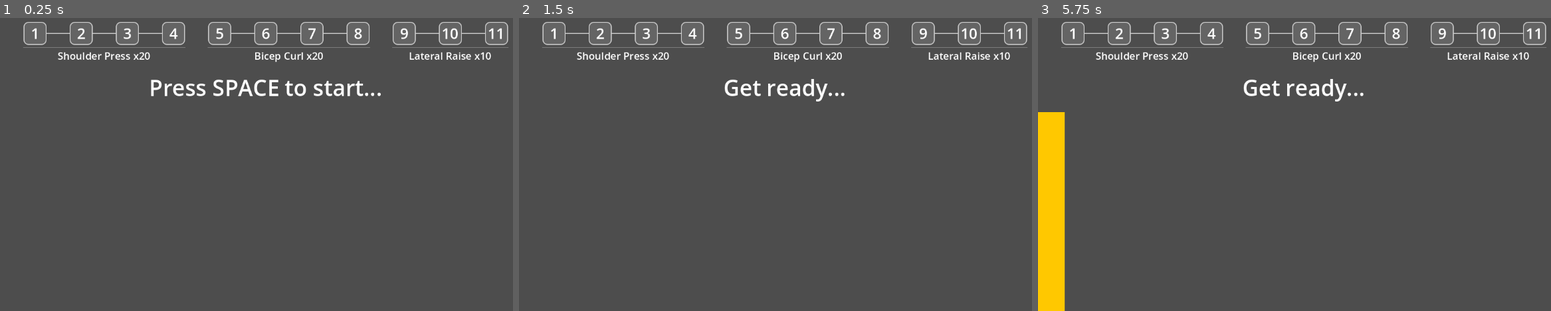
Above: before the commit, frames 1-3 (left to right).
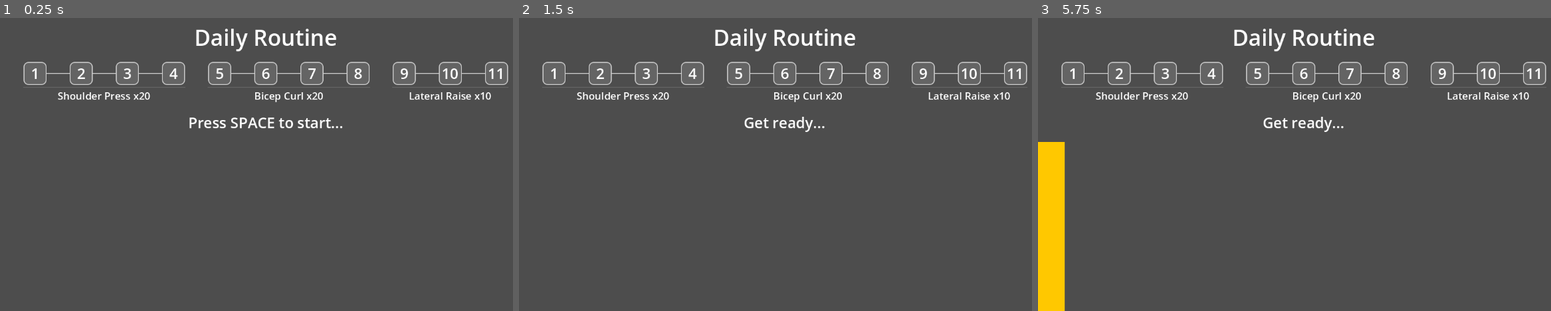
Above: after the commit, the same moments.

Repository: phrasmotica/workout-companion
Game: Godot game, scene res://scenes/app.tscn
Same seed, same stepped clock (60 frames per second), same inputs: the game is played once before the commit and once after it.
Inputs:
- Up to frame 1 (0.25 s): no input
- Up to frame 2 (1.5 s): tap X at 0.5, 1.25 s; tap Enter (ui_accept) at 0.77 s
- Up to frame 3 (5.75 s): tap Enter (ui_accept) at 1.52, 3.02, 3.77, 4.52 s; tap X every 0.75 s from 2 to 4.25 s

The runs differ from the first frame. In frame 1, 6.1% of the frame differs, in the area x 4-100%, y 1-38%; in frame 2, 5.5%; in frame 3, 6.1%.

Commit message:
Add title property to Workout class. Inject it into the UI and display it at the top of the screen

Diff:
--- a/data/workout_20x11.tres
+++ b/data/workout_20x11.tres
@@ -14,6 +14,7 @@
 
 [resource]
 script = ExtResource("2_nfcv3")
+title = "Workout1"
 countdown_duration_seconds = 30.0
 phases = Array[ExtResource("1_bwjbi")]([SubResource("Resource_ltcdg")])
 metadata/_custom_type_script = "uid://x4gkwisjojn1"
--- a/data/workout_20x4_4_3.tres
+++ b/data/workout_20x4_4_3.tres
@@ -32,6 +32,7 @@
 
 [resource]
 script = ExtResource("2_cf7pe")
+title = "Daily Routine"
 countdown_duration_seconds = 20.0
 phases = Array[ExtResource("1_m0ac5")]([SubResource("Resource_ltcdg"), SubResource("Resource_m0ac5"), SubResource("Resource_cf7pe")])
 metadata/_custom_type_script = "uid://x4gkwisjojn1"
--- a/data/workout_3x3_2x3.tres
+++ b/data/workout_3x3_2x3.tres
@@ -23,6 +23,7 @@
 
 [resource]
 script = ExtResource("2_004v0")
+title = "Workout2"
 countdown_duration_seconds = 30.0
 phases = Array[ExtResource("1_majqx")]([SubResource("Resource_ceqke"), SubResource("Resource_s6ce1")])
 metadata/_custom_type_script = "uid://x4gkwisjojn1"
--- a/data/workout_3x4.tres
+++ b/data/workout_3x4.tres
@@ -14,6 +14,7 @@
 
 [resource]
 script = ExtResource("2_cd2m1")
+title = "Workout0"
 countdown_duration_seconds = 30.0
 phases = Array[ExtResource("1_rg5h4")]([SubResource("Resource_6wxpa")])
 metadata/_custom_type_script = "uid://x4gkwisjojn1"
--- a/data/workout_5x4_4_3_fast.tres
+++ b/data/workout_5x4_4_3_fast.tres
@@ -32,6 +32,7 @@
 
 [resource]
 script = ExtResource("2_dm386")
+title = "Long fast"
 countdown_duration_seconds = 2.0
 phases = Array[ExtResource("1_1wp36")]([SubResource("Resource_ltcdg"), SubResource("Resource_m0ac5"), SubResource("Resource_cf7pe")])
 metadata/_custom_type_script = "uid://x4gkwisjojn1"
--- a/data/workout_fast_test.tres
+++ b/data/workout_fast_test.tres
@@ -32,6 +32,7 @@
 
 [resource]
 script = ExtResource("2_htnda")
-countdown_duration_seconds = 30.0
+title = "Fast test workout"
+countdown_duration_seconds = 2.0
 phases = Array[ExtResource("1_jr0ah")]([SubResource("Resource_ltcdg"), SubResource("Resource_m0ac5"), SubResource("Resource_cf7pe")])
 metadata/_custom_type_script = "uid://x4gkwisjojn1"
--- a/scenes/app.tscn
+++ b/scenes/app.tscn
@@ -30,8 +30,9 @@
 
 [node name="KeyListener" parent="." instance=ExtResource("1_hu2qg")]
 
-[node name="UIUpdater" parent="." node_paths=PackedStringArray("state_machine", "phase_counter", "status_message", "rep_counter", "countdown", "pause_countdown", "flasher") instance=ExtResource("6_ltcdg")]
+[node name="UIUpdater" parent="." node_paths=PackedStringArray("state_machine", "title_label", "phase_counter", "status_message", "rep_counter", "countdown", "pause_countdown", "flasher") instance=ExtResource("6_ltcdg")]
 state_machine = NodePath("../StateMachine")
+title_label = NodePath("../MarginContainer/VBoxContainer/TitleLabel")
 phase_counter = NodePath("../MarginContainer/VBoxContainer/PhaseCounter")
 status_message = NodePath("../MarginContainer/VBoxContainer/StatusMessage")
 rep_counter = NodePath("../MarginContainer/VBoxContainer/RepCounter")
@@ -47,6 +48,13 @@
 [node name="VBoxContainer" type="VBoxContainer" parent="MarginContainer"]
 layout_mode = 2
 theme_override_constants/separation = 20
+
+[node name="TitleLabel" type="Label" parent="MarginContainer/VBoxContainer"]
+unique_name_in_owner = true
+layout_mode = 2
+theme_override_font_sizes/font_size = 48
+text = "Daily Routine"
+horizontal_alignment = 1
 
 [node name="PhaseCounter" parent="MarginContainer/VBoxContainer" node_paths=PackedStringArray("workout_provider") instance=ExtResource("4_jv7dx")]
 layout_mode = 2
--- a/scenes/status_message.tscn
+++ b/scenes/status_message.tscn
@@ -8,7 +8,7 @@
 [node name="PressToStartLabel" type="Label" parent="."]
 unique_name_in_owner = true
 layout_mode = 2
-theme_override_font_sizes/font_size = 48
+theme_override_font_sizes/font_size = 32
 text = "Press SPACE to start..."
 horizontal_alignment = 1
 
@@ -16,7 +16,7 @@
 unique_name_in_owner = true
 visible = false
 layout_mode = 2
-theme_override_font_sizes/font_size = 48
+theme_override_font_sizes/font_size = 32
 text = "Get ready..."
 horizontal_alignment = 1
 
@@ -24,6 +24,6 @@
 unique_name_in_owner = true
 visible = false
 layout_mode = 2
-theme_override_font_sizes/font_size = 48
+theme_override_font_sizes/font_size = 32
 text = "Pausing..."
 horizontal_alignment = 1
--- a/scripts/app.gd
+++ b/scripts/app.gd
@@ -37,6 +37,7 @@
 	workout_state.reset_all()
 
 	if ui_updater:
+		ui_updater.inject_title(workout_state.get_title())
 		ui_updater.inject_countdown(workout_state.get_countdown_time())
 
 		var first_phase := workout_state.get_next_phase()
--- a/scripts/ui_updater.gd
+++ b/scripts/ui_updater.gd
@@ -5,6 +5,9 @@
 var state_machine: StateMachine
 
 @export_group("UI Controls")
+
+@export
+var title_label: Label
 
 @export
 var phase_counter: PhaseCounter
@@ -30,6 +33,10 @@
 		state_machine.entered_in_progress.connect(to_in_progress)
 		state_machine.entered_pausing.connect(to_pausing)
 		state_machine.entered_ready.connect(to_ready)
+
+func inject_title(title: String) -> void:
+	if title_label:
+		title_label.text = title
 
 func inject_countdown(duration_seconds: float) -> void:
 	if countdown:
--- a/scripts/workout.gd
+++ b/scripts/workout.gd
@@ -1,5 +1,12 @@
 @tool
 class_name Workout extends Resource
+
+@export
+var title := "":
+    set(value):
+        title = value
+
+        emit_changed()
 
 @export_range(0, 60)
 var countdown_duration_seconds: float = 30:
--- a/scripts/workout_provider.gd
+++ b/scripts/workout_provider.gd
@@ -15,6 +15,12 @@
 
 func _emit_changed() -> void:
 	workout_changed.emit(workout)
+
+func get_title() -> String:
+	if not workout:
+		return "<unnamed workout>"
+
+	return workout.title
 
 func get_countdown_time() -> float:
 	return workout.countdown_duration_seconds if workout else 0.0
--- a/scripts/workout_state.gd
+++ b/scripts/workout_state.gd
@@ -12,6 +12,9 @@
 
 var _sets_remaining := 0
 var _reps_remaining := 0
+
+func get_title() -> String:
+	return workout_provider.get_title()
 
 func get_countdown_time() -> float:
 	return workout_provider.get_countdown_time()
